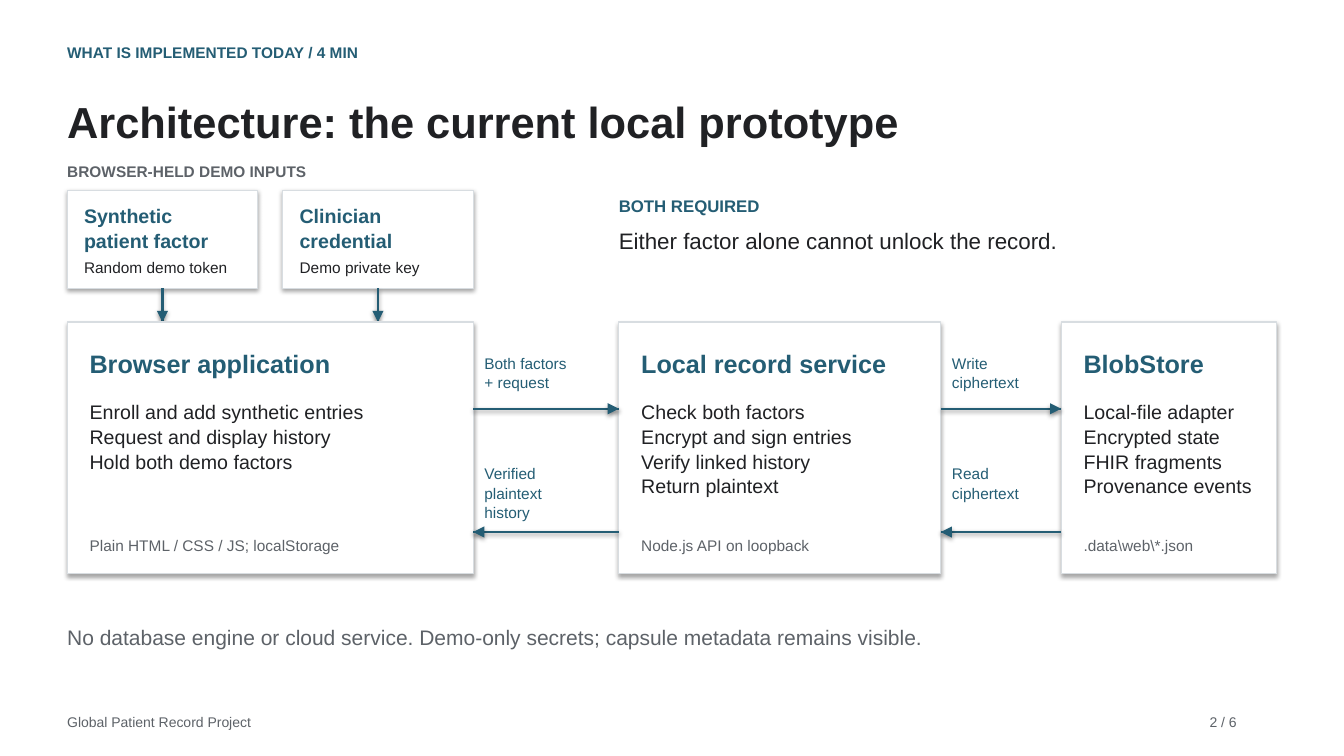
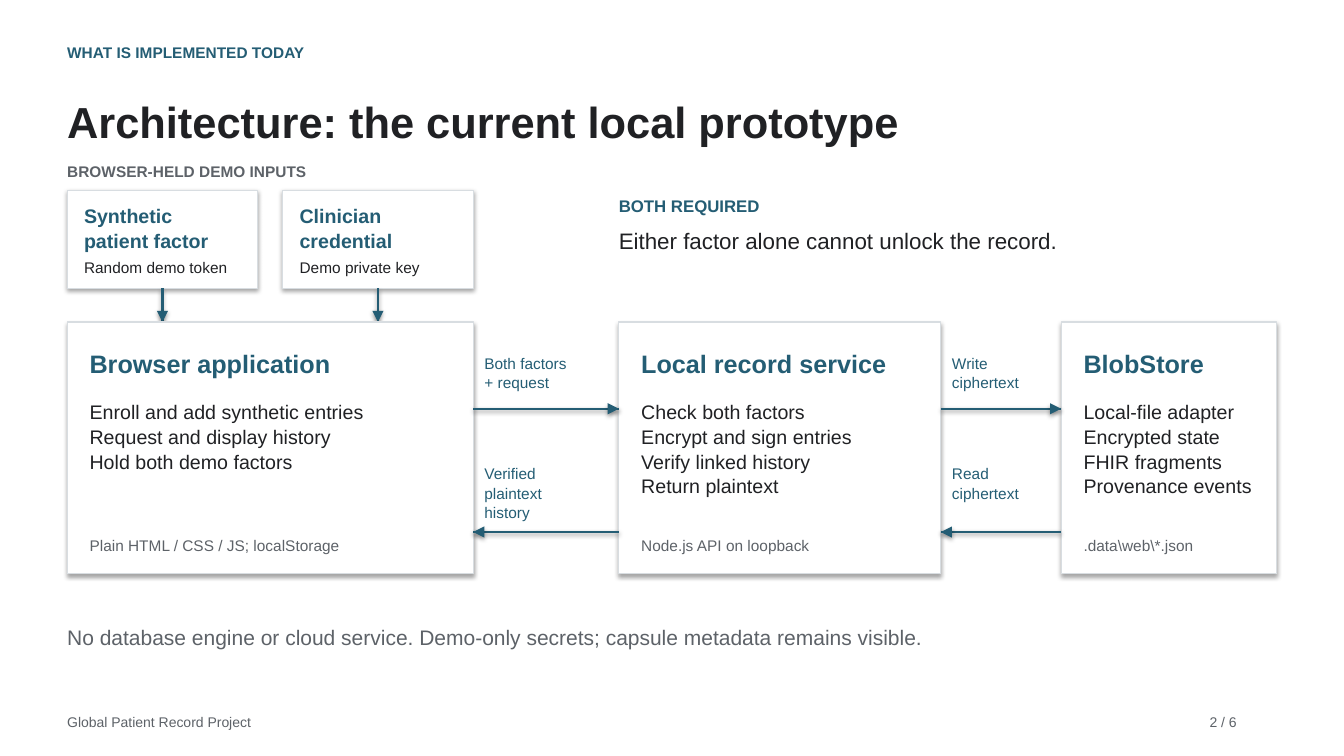
Before and after one commit to PubInv/GDP2-project-85, a slide deck: slide 2 of docs/presentation/technical-presentation.pptx. Drawn at 1344x756 pixels with LibreOffice and Linux fonts; fonts in the diff are those of the drawing. Boxes give left, top, right and bottom in pixels: in the first picture for what was removed or moved away, otherwise in the second. Text is boxed around its words. In the diff, an @@ line names an element or a change of style, - is before the commit and + after.

```diff
--- a/docs/presentation/technical-presentation.pptx
+++ b/docs/presentation/technical-presentation.pptx
@@ text at [67,47,304,58]: text changed @@
-WHAT IS IMPLEMENTED TODAY / 4 MIN
+WHAT IS IMPLEMENTED TODAY
```
Also in this commit, not shown: 5 other slides changed.
